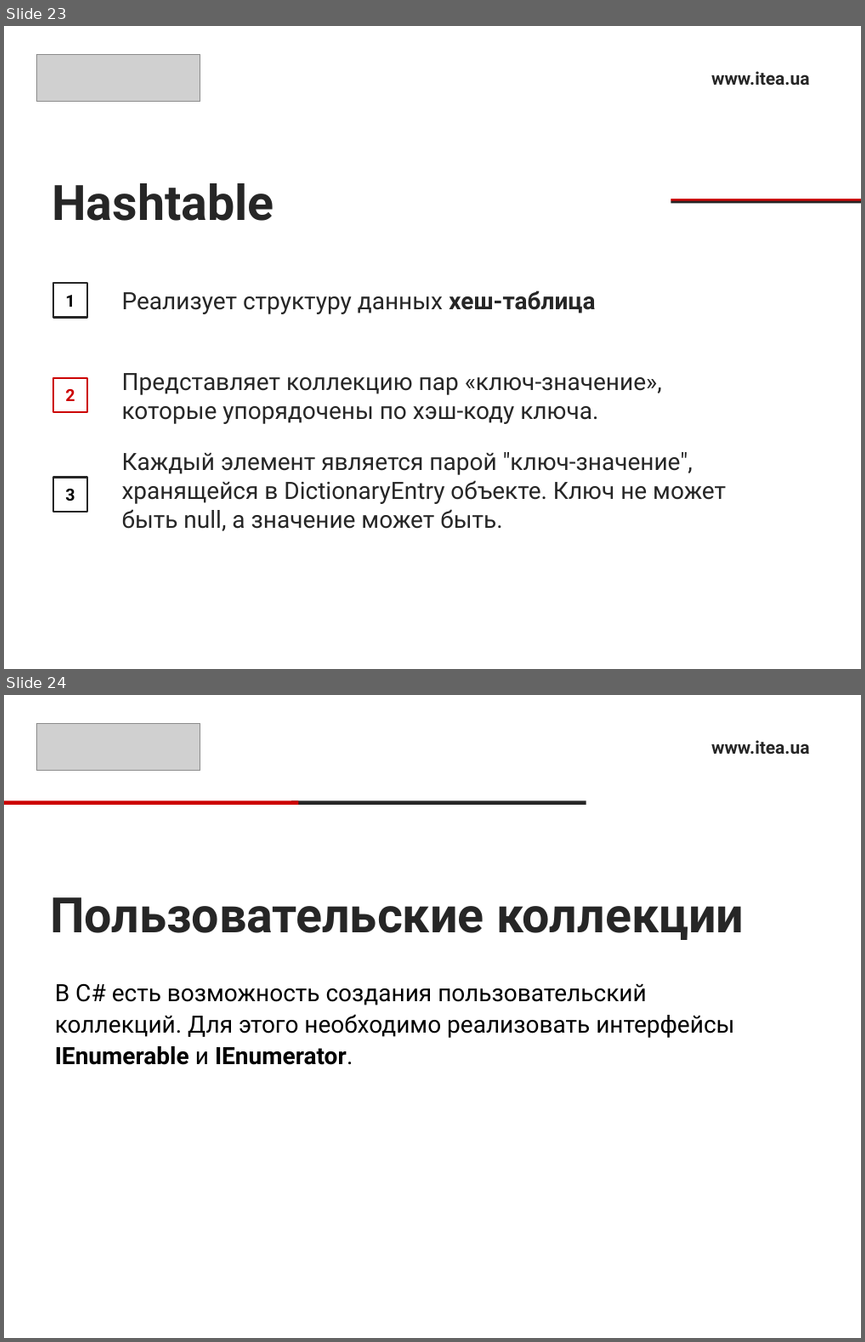
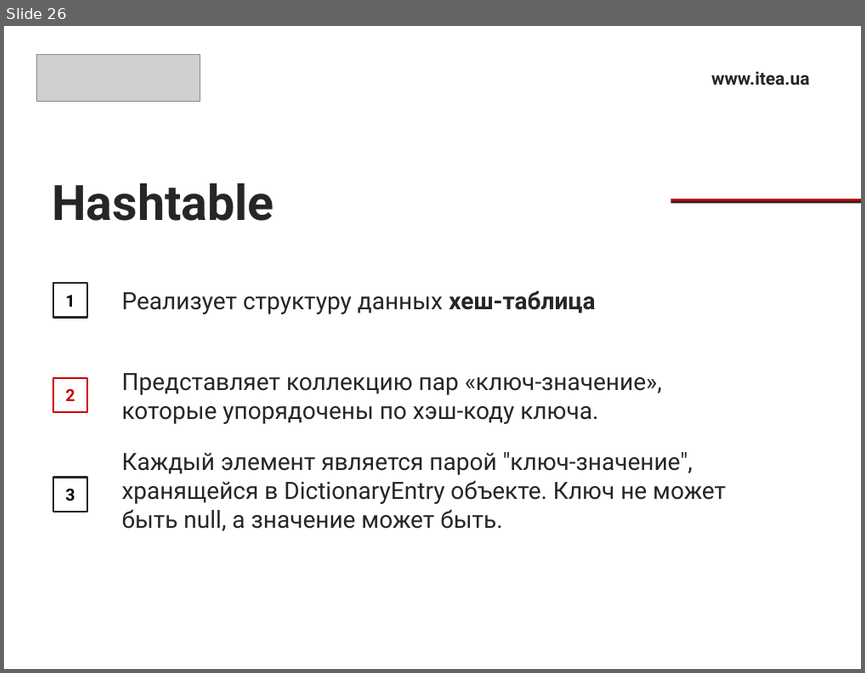
Before and after one commit to Ryabik/CSharpProfessional, a slide deck: 1.Collections/CollectionsPresentation.pptx. Shown one above the other, each under a label of ours: slides 23 and 24 before the commit, slide 26 after it. The pictures are 865x1342 and 865x673 pixels, drawn with LibreOffice and Linux fonts; fonts in the diff are those of the drawing; grey boxes stand for pictures. Boxes give left, top, right and bottom in pixels: in the first picture for what was removed or moved away, otherwise in the second. Text is boxed around its words. In the diff, an @@ line names an element or a change of style, - is before the commit and + after.

```diff
--- a/1.Collections/CollectionsPresentation.pptx
+++ b/1.Collections/CollectionsPresentation.pptx
@@ slide 24 removed at box(4, 695, 861, 1338), background #FFFFFF @@
@@ picture removed at box(37, 723, 200, 771) @@
@@ text removed at box(711, 740, 809, 754) @@
-www.itea.ua
@@ rectangle removed at box(4, 800, 299, 805) @@
@@ rectangle removed at box(291, 800, 585, 805) @@
@@ title removed at box(50, 897, 744, 940) @@
-Пользовательские коллекции
@@ text removed at box(55, 983, 734, 1065) @@
-В С# есть возможность создания пользовательский коллекций. Для этого необходимо реализовать интерфейсы IEnumerable и IEnumerator.
@@ what was slide 23 is now slide 26 @@
```
Also in this commit, not shown: 6 slides changed, 9 slides added.
